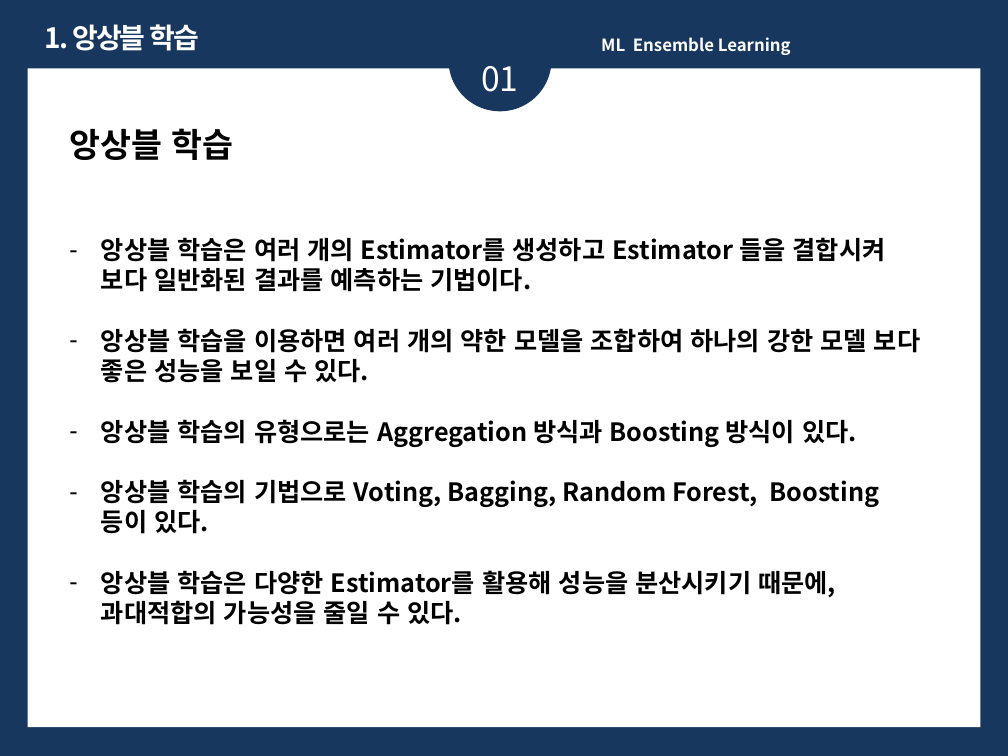
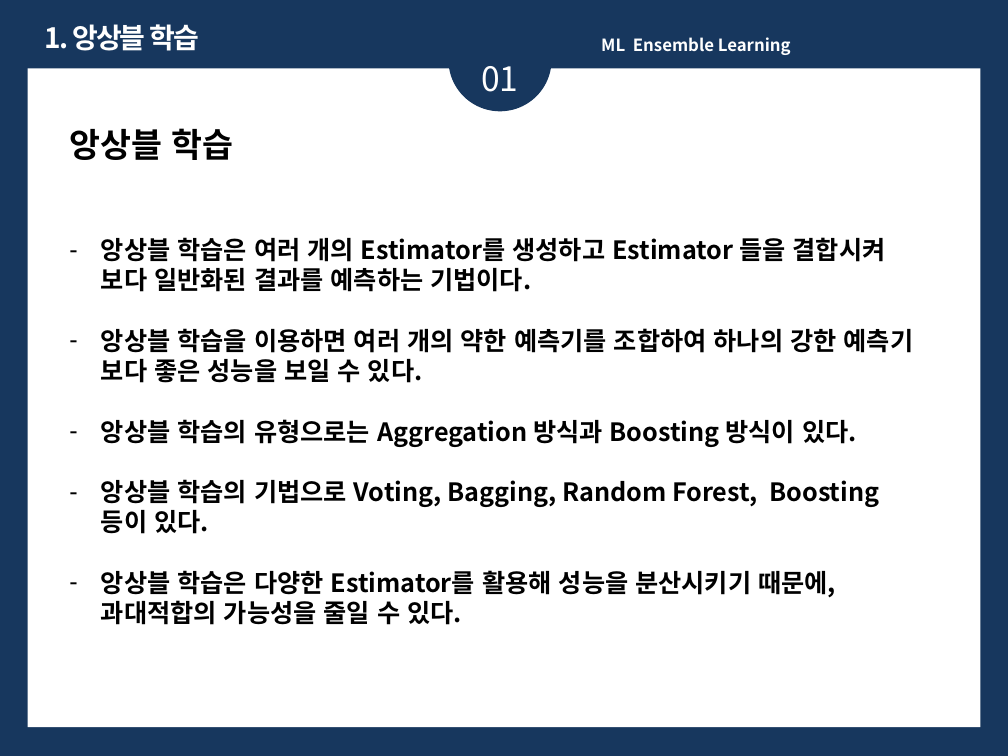
Before and after one commit to ykykyk112/machine_learning, a slide deck: slide 3 of ML_Algorithm_Review/Ensemble_Learning_Review.pptx. Drawn at 1008x756 pixels with LibreOffice and Linux fonts; fonts in the diff are those of the drawing. Boxes give left, top, right and bottom in pixels: in the first picture for what was removed or moved away, otherwise in the second. Text is boxed around its words. In the diff, an @@ line names an element or a change of style, - is before the commit and + after.

```diff
--- a/ML_Algorithm_Review/Ensemble_Learning_Review.pptx
+++ b/ML_Algorithm_Review/Ensemble_Learning_Review.pptx
@@ text at (101, 328, 914, 383): text changed @@
-– 앙상블 학습을 이용하면 여러 개의 약한 모델을 조합하여 하나의 강한 모델 보다 좋은 성능을 보일 수 있다.
+– 앙상블 학습을 이용하면 여러 개의 약한 예측기를 조합하여 하나의 강한 예측기 보다 좋은 성능을 보일 수 있다.
```
Also in this commit, not shown: 1 other slide changed, 7 slides added.
